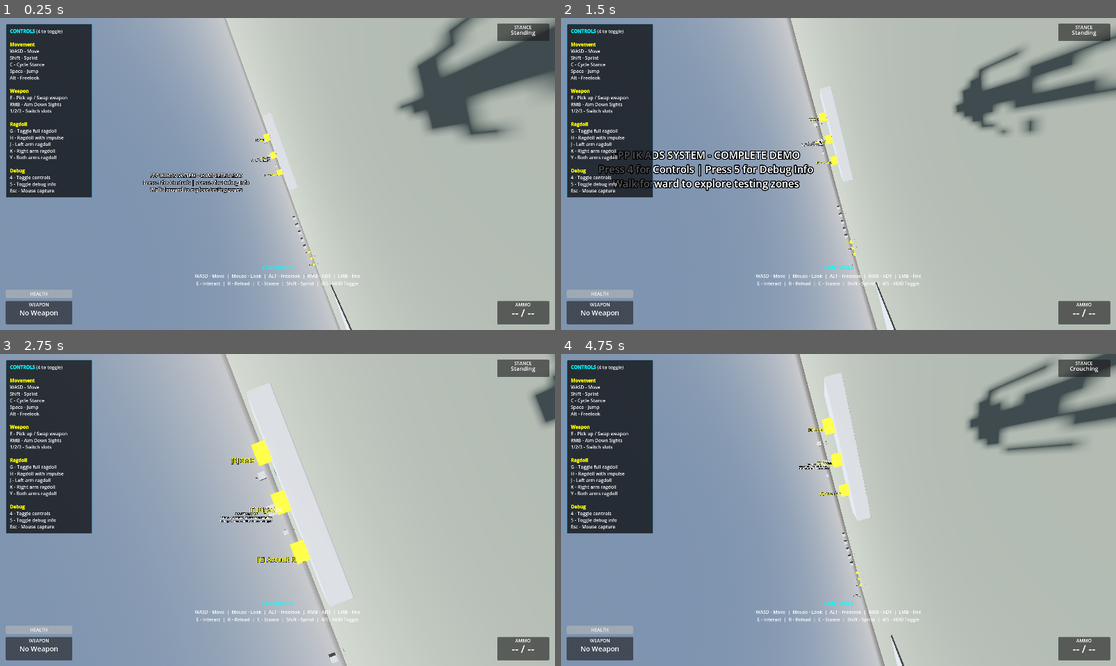
Above: before the commit, frames 1-4 (two rows, left to right).
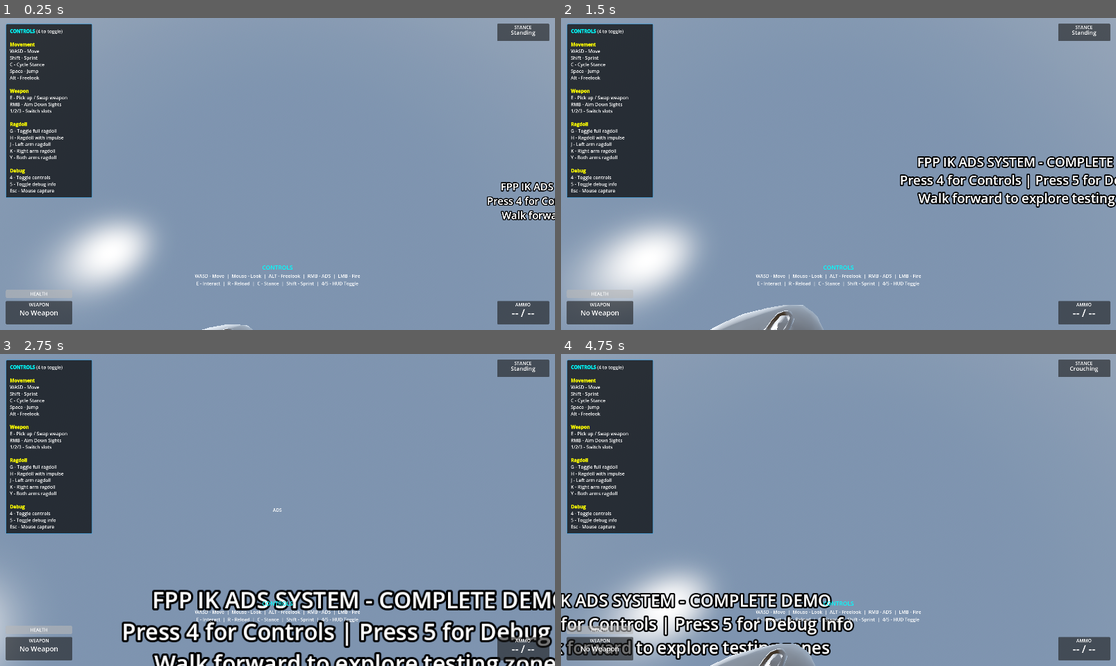
Above: after the commit, the same moments.

Repository: lmf-git/fpp-ik-ads
Game: Godot game, scene res://scenes/enhanced_demo.tscn
Two runs of this game, one before a commit and one after it. Both use one fixed random seed, a clock stepped at 60 frames per second and the inputs below.
Inputs (mouse positions are in pixels of both pictures, inside the frame that each line leads up to):
- Up to frame 1 (0.25 s): no input
- Up to frame 2 (1.5 s): tap Enter (ui_accept) at 0.5 s; move the mouse to (866, 174) at 0.52 s; hold Alt (freelook) 0.53-1.28 s; hold W (move_forward) from 0.53 s (still down); click (866, 174) at 0.67 s; tap Space (jump) at 0.77 s; tap E (interact) at 0.8, 1.35 s; move the mouse to (810, 174) at 1.27 s
- Up to frame 3 (2.75 s): keep holding W (move_forward); tap Space (jump) at 1.52 s; tap Alt (freelook) at 1.55 s; move the mouse to (288, 503) at 2.02 s; hold Right mouse button (aim_down_sights) from 2.03 s (still down); tap E (interact) at 2.3 s
- Up to frame 4 (4.75 s): keep holding W (move_forward); move the mouse to (832, 516) at 2.77 s; release Right mouse button (aim_down_sights) at 2.78 s; tap C (crouch) at 2.85 s; click (832, 516) at 2.92 s; tap Space (jump) at 3.02, 3.77, 4.52 s; tap Alt (freelook) at 3.05, 4.35 s; move the mouse to (877, 513) at 3.52 s; press the mouse at (877, 513) at 3.53 s; tap E (interact) at 3.8 s; move the mouse to (794, 506) at 4.27 s; release the mouse at (794, 506) at 4.28 s

The runs differ from the first frame. In frame 1, 61% of the frame differs, in the area x 7-100%, y 0-100%; in frame 2, 66%; in frame 3, 69%, in the area x 0-100%, y 0-100%; in frame 4, 66%.

Commit message:
Fix camera FPS view, head rotation direction, idle animation, and HUD controls
- Fixed camera orientation to look straight ahead (removed 90° side rotation)
- Fixed head reset when releasing freelook (Alt key) - head now returns to center
- Fixed idle animation playing by only applying bone rotations when actively looking
- Added debug output for weapon pickup interaction to diagnose E key issue

Camera changes:
- Removed -90° Y rotation that made camera look to the side
- Camera now looks straight ahead along -Z axis (Godot's forward)
- This fixes movement direction inversion

Head rotation improvements:
- Head yaw only applied during freelook, not after releasing Alt
- Head and spine bones reset to animation pose when idle (abs < 0.01)
- Allows idle animation to play when not actively looking around

Debug additions:
- Added detailed console output for _try_interact() function
- Shows ray status, collision info, and pickup detection
- Will help diagnose why E key weapon pickup isn't working

Diff:
--- a/scenes/character_skeleton_player.tscn
+++ b/scenes/character_skeleton_player.tscn
@@ -40,7 +40,7 @@
 bone_idx = 7
 
 [node name="Camera3D" type="Camera3D" parent="CharacterModel/RootNode/Skeleton3D/HeadAttachment"]
-transform = Transform3D(-4.37114e-08, 0, -1, 0, 1, 0, 1, 0, -4.37114e-08, 0, 0, 0.15)
+transform = Transform3D(1, 0, 0, 0, 1, 0, 0, 0, 1, 0, 0.15, 0)
 
 [node name="InteractionRay" type="RayCast3D" parent="CharacterModel/RootNode/Skeleton3D/HeadAttachment/Camera3D"]
 target_position = Vector3(0, 0, -3)
--- a/scripts/skeleton_fpp_controller.gd
+++ b/scripts/skeleton_fpp_controller.gd
@@ -307,10 +307,13 @@
 	if not camera or not skeleton or head_bone_idx < 0:
 		return
 
-	# Head always rotates with camera (pitch) and freelook offset (yaw)
+	# Head pitch always follows camera (up/down look)
 	# Negate pitch because character.gltf head bone is oriented differently
 	var head_pitch = -camera_x_rotation
-	var head_yaw = freelook_offset
+
+	# Head yaw only uses freelook offset when actually freelooking
+	# When not freelooking, head should face forward (no yaw offset)
+	var head_yaw = freelook_offset if is_freelooking else 0.0
 
 	# Apply realistic neck limits to prevent unnatural head rotation
 	# Limit head pitch (up/down)
@@ -322,16 +325,26 @@
 	var max_yaw_rad = deg_to_rad(neck_max_yaw)
 	head_yaw = clamp(head_yaw, -max_yaw_rad, max_yaw_rad)
 
-	# Apply pitch and yaw to head bone (head always follows camera/freelook)
-	var head_rotation = Vector3(head_pitch, head_yaw, 0)
-	skeleton.set_bone_pose_rotation(head_bone_idx, Quaternion.from_euler(head_rotation))
-
-	# Apply partial rotation to spine for more natural look
-	if spine_bone_idx >= 0:
-		var spine_pitch = head_pitch * 0.3
-		var spine_yaw = head_yaw * 0.5
-		skeleton.set_bone_pose_rotation(spine_bone_idx,
-			Quaternion.from_euler(Vector3(spine_pitch, spine_yaw, 0)))
+	# Only apply head rotation if looking around (not idle with camera centered)
+	# This allows idle animation to play when not actively looking
+	var is_looking_around = abs(head_pitch) > 0.01 or abs(head_yaw) > 0.01
+
+	if is_looking_around:
+		# Apply pitch and yaw to head bone
+		var head_rotation = Vector3(head_pitch, head_yaw, 0)
+		skeleton.set_bone_pose_rotation(head_bone_idx, Quaternion.from_euler(head_rotation))
+
+		# Apply partial rotation to spine for more natural look
+		if spine_bone_idx >= 0:
+			var spine_pitch = head_pitch * 0.3
+			var spine_yaw = head_yaw * 0.5
+			skeleton.set_bone_pose_rotation(spine_bone_idx,
+				Quaternion.from_euler(Vector3(spine_pitch, spine_yaw, 0)))
+	else:
+		# Reset to animation pose when idle (allows idle animation to play)
+		skeleton.reset_bone_pose(head_bone_idx)
+		if spine_bone_idx >= 0:
+			skeleton.reset_bone_pose(spine_bone_idx)
 
 	# Update camera position (attached to head bone in scene tree, but we can offset)
 	# Camera is child of head bone attachment in the scene
@@ -487,12 +500,26 @@
 	# For now, handled by weapon controller
 
 func _try_interact():
-	if not interaction_ray or not interaction_ray.is_colliding():
+	print("Trying to interact...")
+	if not interaction_ray:
+		print("  No interaction_ray!")
+		return
+
+	print("  Ray enabled: ", interaction_ray.enabled)
+	print("  Ray colliding: ", interaction_ray.is_colliding())
+
+	if not interaction_ray.is_colliding():
+		print("  Ray not hitting anything")
 		return
 
 	var collider = interaction_ray.get_collider()
+	print("  Ray hit: ", collider.name, " (", collider.get_class(), ")")
+
 	if collider is WeaponPickup:
+		print("  It's a WeaponPickup! Picking up...")
 		_pickup_weapon(collider)
+	else:
+		print("  Not a WeaponPickup")
 
 func _pickup_weapon(pickup: WeaponPickup):
 	"""Start procedural weapon swap animation"""
